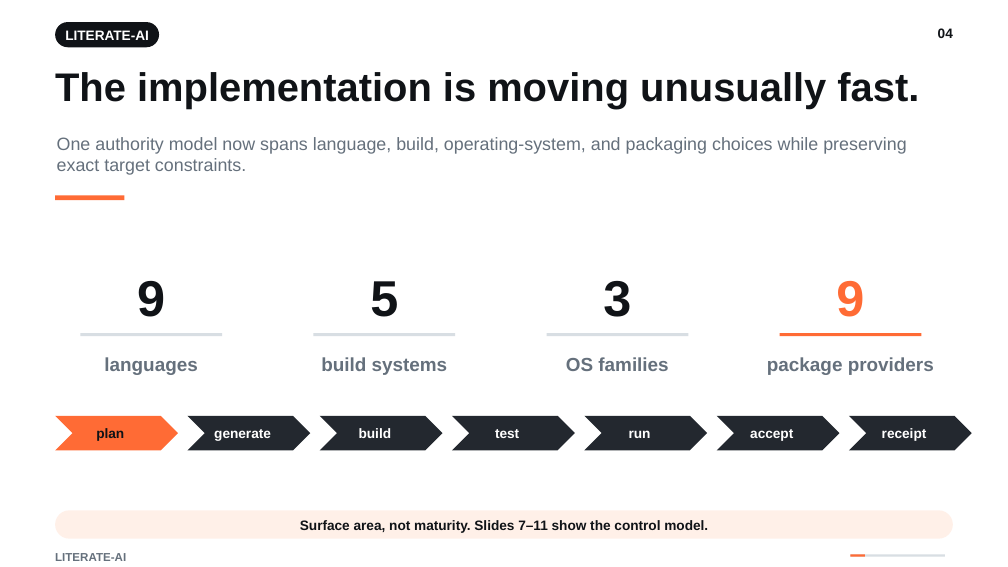
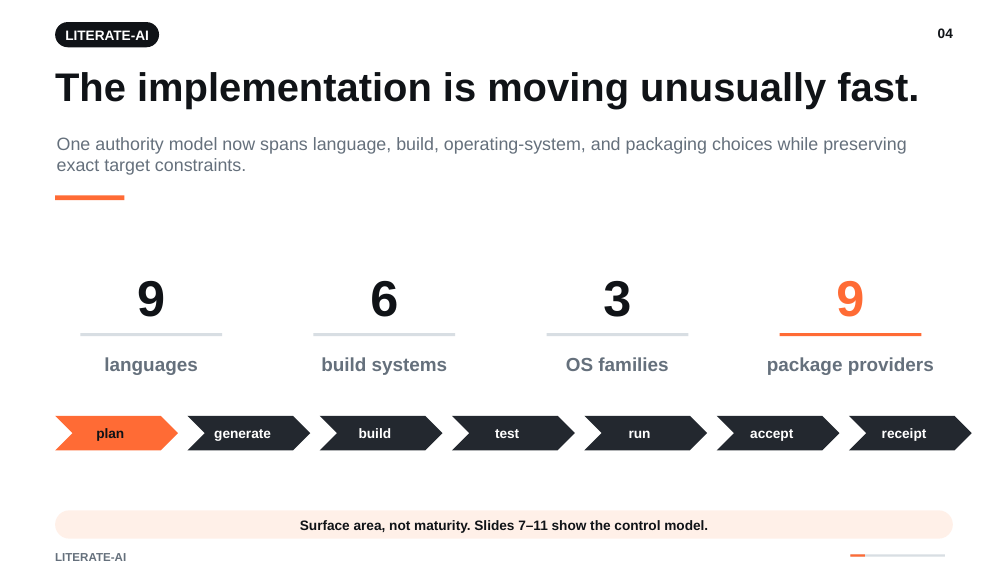
Before and after one commit to NVShawn/literate-ai, a slide deck: slide 4 of docs/presentations/literate-ai-manager-overview/literate-ai-manager-and-engineering-overview.pptx. Drawn at 1008x567 pixels with LibreOffice and Linux fonts; fonts in the diff are those of the drawing. Boxes give left, top, right and bottom in pixels: in the first picture for what was removed or moved away, otherwise in the second. Text is boxed around its words. In the diff, an @@ line names an element or a change of style, - is before the commit and + after.

```diff
--- a/docs/presentations/literate-ai-manager-overview/literate-ai-manager-and-engineering-overview.pptx
+++ b/docs/presentations/literate-ai-manager-overview/literate-ai-manager-and-engineering-overview.pptx
@@ text at (370,281,398,317): text changed @@
-5
+6
```
Also in this commit, not shown: 3 other slides changed, 11 other files.
